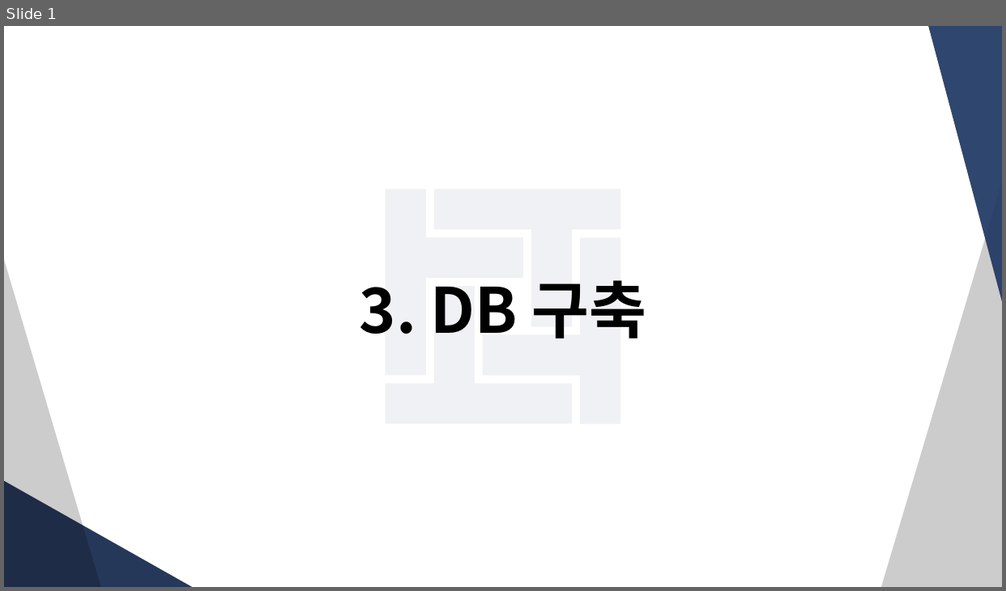
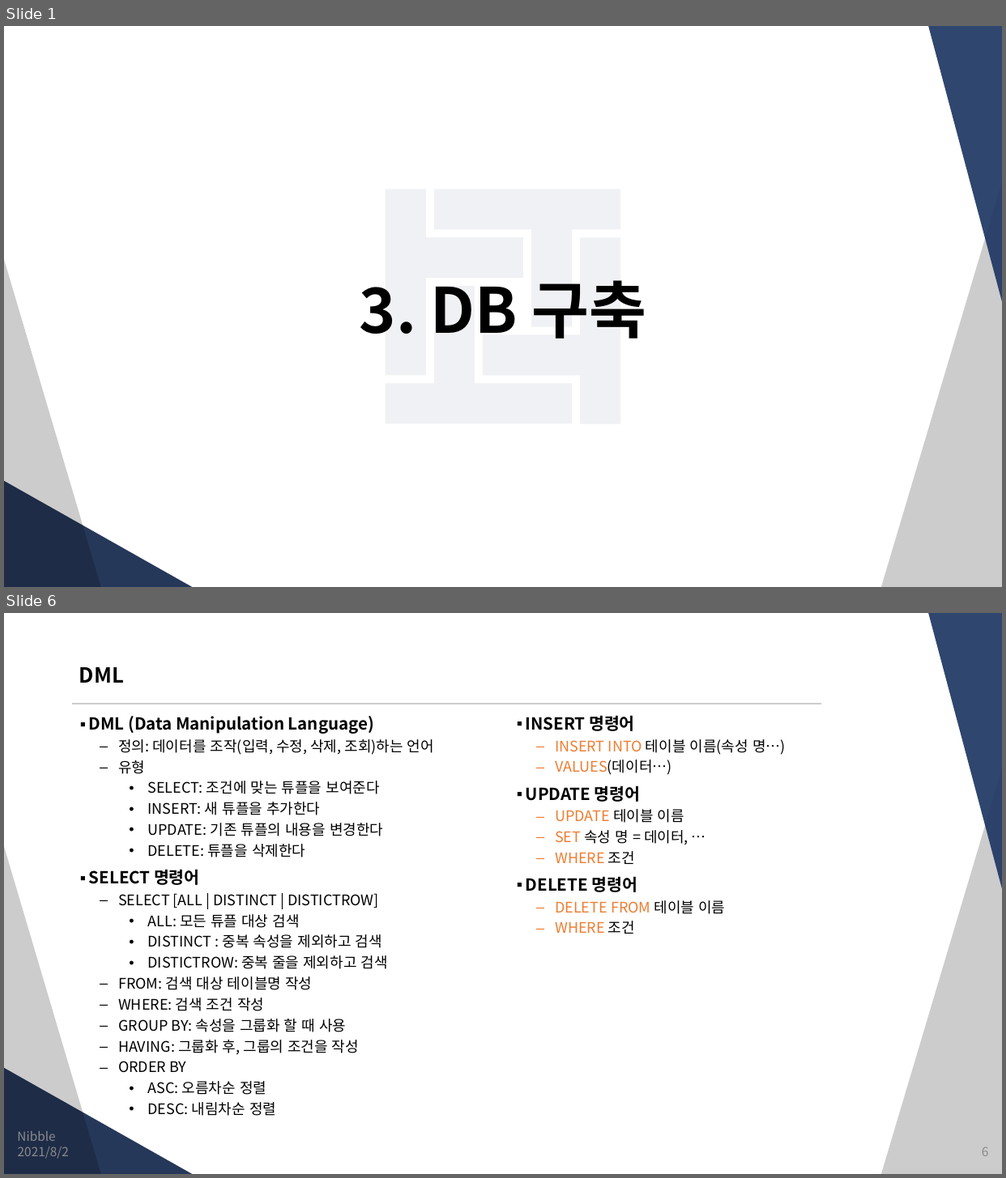
Before and after one commit to JungSangHyeon/2021-TIL, a slide deck: 정보처리기사/3. DB 구축.pptx. Shown one above the other, each under a label of ours: slide 1 before the commit, slides 1 and 6 after it; the slides between them are not shown. The pictures are 1006x591 and 1006x1178 pixels, drawn with LibreOffice and Linux fonts; fonts in the diff are those of the drawing. Boxes give left, top, right and bottom in pixels: in the first picture for what was removed or moved away, otherwise in the second. Text is boxed around its words. In the diff, an @@ line names an element or a change of style, - is before the commit and + after.

```diff
--- a/정보처리기사/3. DB 구축.pptx
+++ b/정보처리기사/3. DB 구축.pptx
@@ slide 6 added at <box>4,613,1002,1174</box>, background #FFFFFF; not listed: 4 template elements that a slide beside it also shows @@
@@ title added at <box>79,667,124,683</box>, 20 pt, text #000000, bold @@
+DML
@@ line added from (72, 704) to (821, 704), #CCCCCC 1.5 pt @@
@@ text added at <box>89,716,434,1116</box>, 14 pt, text #000000 @@
+▪ DML (Data Manipulation Language)
+  – 정의: 데이터를 조작(입력, 수정, 삭제, 조회)하는 언어
+  – 유형
+    • SELECT: 조건에 맞는 튜플을 보여준다
+    • INSERT: 새 튜플을 추가한다
+    • UPDATE: 기존 튜플의 내용을 변경한다
+    • DELETE: 튜플을 삭제한다
+▪ SELECT 명령어
+  – SELECT [ALL | DISTINCT | DISTICTROW]
+    • ALL: 모든 튜플 대상 검색
+    • DISTINCT : 중복 속성을 제외하고 검색
+    • DISTICTROW: 중복 줄을 제외하고 검색
+  – FROM: 검색 대상 테이블명 작성
+  – WHERE: 검색 조건 작성
+  – GROUP BY: 속성을 그룹화 할 때 사용
+  – HAVING: 그룹화 후, 그룹의 조건을 작성
+  – ORDER BY
+    • ASC: 오름차순 정렬
+    • DESC: 내림차순 정렬
@@ text added at <box>526,715,786,934</box>, 14 pt, text #000000 @@
+▪ INSERT 명령어
+  – INSERT INTO 테이블 이름(속성 명…)
+  – VALUES(데이터…)
+▪ UPDATE 명령어
+  – UPDATE 테이블 이름
+  – SET 속성 명 = 데이터, …
+  – WHERE 조건
+▪ DELETE 명령어
+  – DELETE FROM 테이블 이름
+  – WHERE 조건
@@ text added at <box>17,1131,55,1141</box>, 12 pt, text #8C8C8C @@
+Nibble
@@ text added at <box>18,1147,69,1159</box>, 12 pt, text #8C8C8C @@
+2021/8/2
@@ page number added at <box>982,1148,989,1157</box>, 12 pt, text #8C8C8C @@
+6
```
Also in this commit, not shown: 1 slide changed, 5 other slides added.
